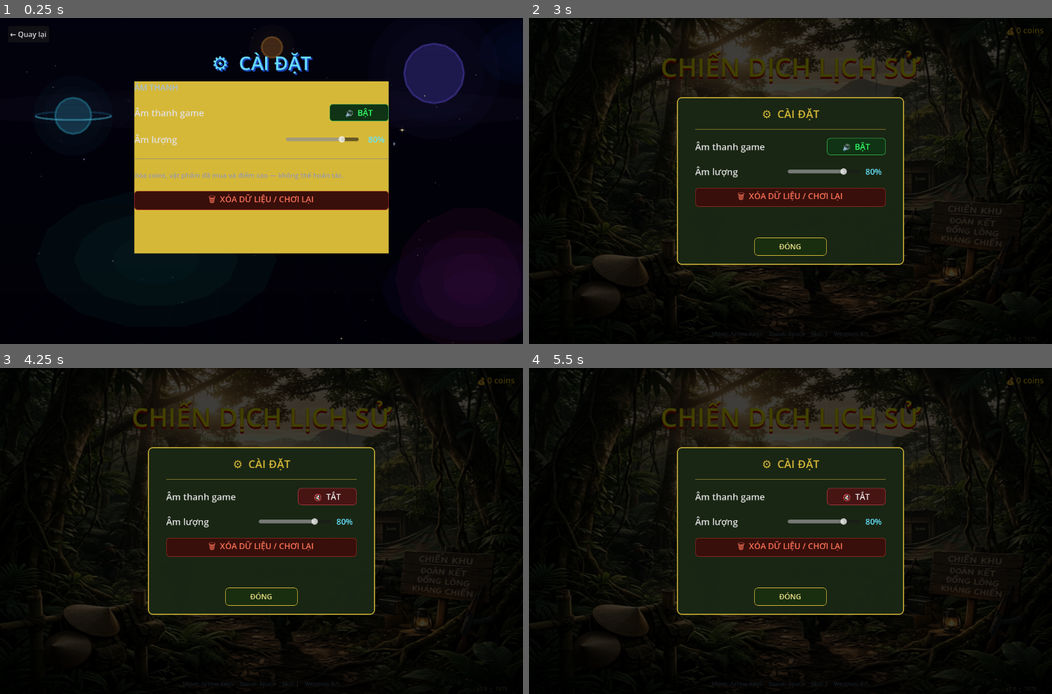
Above: before the commit, frames 1-4 (two rows, left to right).
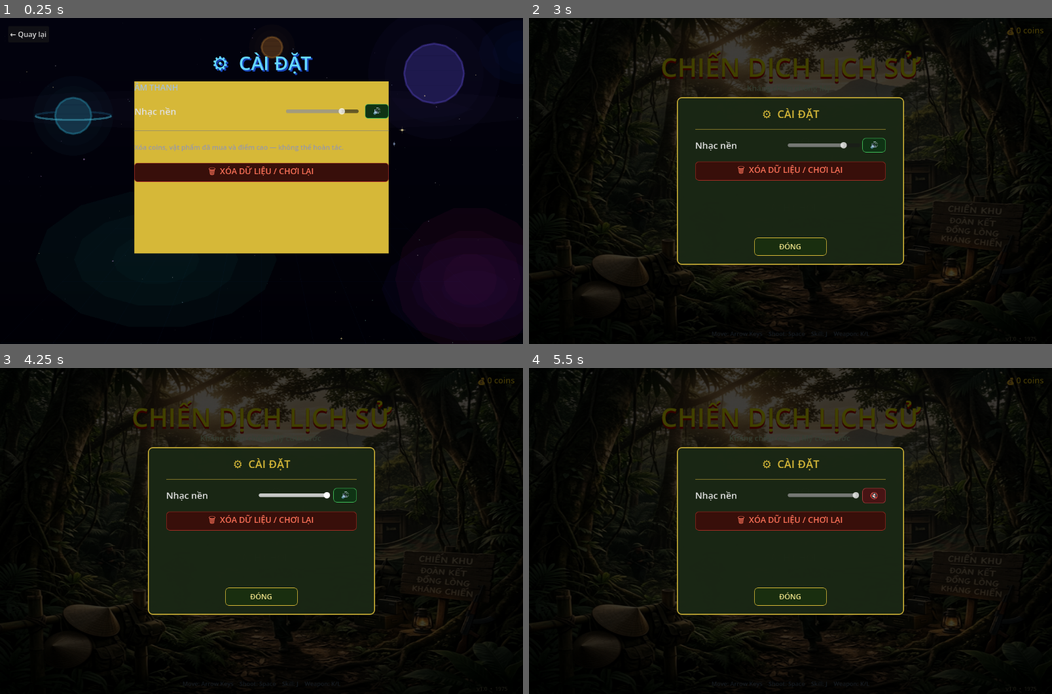
Above: after the commit, the same moments.

Repository: dangkhoa31204/alien-shooter
Game: Godot game, scene res://scenes/settings.tscn
Two runs of this game, one before a commit and one after it. Both use one fixed random seed, a clock stepped at 60 frames per second and the inputs below. This scene is started directly instead of the project's main scene.
Inputs (mouse positions are in pixels of both pictures, inside the frame that each line leads up to):
- Up to frame 1 (0.25 s): no input
- Up to frame 2 (3 s): click "🔊 BẬT" (after the commit: "🔊") at 0.5 s; click "🔇 TẮT" (after the commit: "🔇") at 1.25 s; click "← Quay lại" at 2 s; click "CÀI ĐẶT" at 2.75 s
- Up to frame 3 (4.25 s): click (329, 495) at 3.5 s, where only the run before the commit has a clickable "🔊 BẬT"
- Up to frame 4 (5.5 s): click (858, 495) at 4.25 s, where only the run before the commit has a clickable "🔇 TẮT"; click (874, 495) at 5 s, where only the run after the commit has a clickable "🔊"

The runs differ from the first frame. In frame 1, 7.2% of the frame differs, in the area x 25-75%, y 26-59%; in frame 2, 4.8%; in frame 3, 5.2%; in frame 4, 5.0%.

Commit message:
sửa lỗi nhạc nền

Diff:
--- a/scenes/player.tscn
+++ b/scenes/player.tscn
@@ -1,23 +1,23 @@
-[gd_scene load_steps=3 format=3 uid="uid://player001"]
+[gd_scene format=3 uid="uid://player001"]
 
-[ext_resource type="Script" path="res://scripts/player.gd" id="1_player"]
+[ext_resource type="Script" uid="uid://8obwq46ca71u" path="res://scripts/player.gd" id="1_player"]
 
 [sub_resource type="RectangleShape2D" id="RectangleShape2D_1"]
 size = Vector2(32, 40)
 
-[node name="Player" type="CharacterBody2D"]
+[node name="Player" type="CharacterBody2D" unique_id=1860139418]
 script = ExtResource("1_player")
 
-[node name="CollisionShape2D" type="CollisionShape2D" parent="."]
+[node name="CollisionShape2D" type="CollisionShape2D" parent="." unique_id=1790254559]
 shape = SubResource("RectangleShape2D_1")
 
-[node name="Sprite" type="Polygon2D" parent="."]
+[node name="Sprite" type="Polygon2D" parent="." unique_id=411155582]
+color = Color(0.15, 0.65, 1, 1)
 polygon = PackedVector2Array(0, -20, 16, 2, 10, 8, 5, 20, -5, 20, -10, 8, -16, 2)
-color = Color(0.15, 0.65, 1.0, 1)
 
-[node name="GunPoint" type="Marker2D" parent="."]
+[node name="GunPoint" type="Marker2D" parent="." unique_id=328294158]
 position = Vector2(0, -22)
 
-[node name="ShootTimer" type="Timer" parent="."]
+[node name="ShootTimer" type="Timer" parent="." unique_id=1923714898]
 wait_time = 0.2
 one_shot = true
--- a/scenes/settings.tscn
+++ b/scenes/settings.tscn
@@ -59,23 +59,6 @@
 theme_override_font_sizes/font_size = 18
 text = "ÂM THANH"
 
-[node name="SoundRow" type="HBoxContainer" parent="UI/Panel/VBox" unique_id=103603800]
-layout_mode = 2
-theme_override_constants/separation = 18
-
-[node name="SoundLabel" type="Label" parent="UI/Panel/VBox/SoundRow" unique_id=1430771906]
-layout_mode = 2
-size_flags_horizontal = 3
-theme_override_colors/font_color = Color(0.88, 0.88, 0.88, 1)
-theme_override_font_sizes/font_size = 20
-text = "Âm thanh game"
-
-[node name="SoundBtn" type="Button" parent="UI/Panel/VBox/SoundRow" unique_id=463267341]
-custom_minimum_size = Vector2(130, 38)
-layout_mode = 2
-theme_override_font_sizes/font_size = 18
-text = "🔊  BẬT"
-
 [node name="VolumeRow" type="HBoxContainer" parent="UI/Panel/VBox" unique_id=112233445]
 layout_mode = 2
 theme_override_constants/separation = 14
@@ -85,31 +68,23 @@
 size_flags_horizontal = 3
 theme_override_colors/font_color = Color(0.88, 0.88, 0.88, 1)
 theme_override_font_sizes/font_size = 20
-text = "Âm lượng"
+text = "Nhạc nền "
 
 [node name="VolumeSlider" type="HSlider" parent="UI/Panel/VBox/VolumeRow" unique_id=998877665]
 custom_minimum_size = Vector2(160, 32)
 layout_mode = 2
 size_flags_vertical = 4
-min_value = 0.0
-max_value = 100.0
-step = 1.0
 value = 80.0
 
-[node name="VolumeValueLabel" type="Label" parent="UI/Panel/VBox/VolumeRow" unique_id=443322110]
+[node name="VolumeValueLabel" type="Button" parent="UI/Panel/VBox/VolumeRow" unique_id=443322110]
 custom_minimum_size = Vector2(52, 0)
 layout_mode = 2
 theme_override_colors/font_color = Color(0.4, 0.9, 1, 1)
 theme_override_font_sizes/font_size = 18
-horizontal_alignment = 1
-text = "80%"
+text = "🔊"
 
 [node name="Divider" type="HSeparator" parent="UI/Panel/VBox" unique_id=1180940256]
-layout_mode = 2 type="Label" parent="UI/Panel/VBox" unique_id=1298820389]
 layout_mode = 2
-theme_override_colors/font_color = Color(0.65, 0.75, 0.85, 1)
-theme_override_font_sizes/font_size = 18
-text = "DỮ LIỆU GAME"
 
 [node name="ResetDesc" type="Label" parent="UI/Panel/VBox" unique_id=854178869]
 layout_mode = 2
--- a/scripts/audio_manager.gd
+++ b/scripts/audio_manager.gd
@@ -82,6 +82,9 @@
 func refresh_music() -> void:
 	if _music_player == null: return
 	if PlayerData.sound_enabled:
+		# Do not start in-game procedural music if menu MP3 is playing
+		if _menu_music_player != null and _menu_music_player.playing:
+			return
 		if not _music_player.playing:
 			_music_player.play()
 			_music_pb = _music_player.get_stream_playback() as AudioStreamGeneratorPlayback
@@ -126,6 +129,10 @@
 	if _menu_music_player == null: return
 	if PlayerData.sound_enabled:
 		if not _menu_music_player.playing and _menu_music_player.stream != null:
+			# Ensure procedural in-game music is stopped before playing menu MP3
+			if _music_player != null and _music_player.playing:
+				_music_player.stop()
+				_music_pb = null
 			_menu_music_player.play()
 	else:
 		_menu_music_player.stop()
--- a/scripts/menu.gd
+++ b/scripts/menu.gd
@@ -356,29 +356,11 @@
 	content_vbox.add_theme_constant_override("separation", 20)
 	bg_panel.add_child(content_vbox)
 
-	# --- Sound Toggle Row ---
-	var sound_row = HBoxContainer.new()
-
-	var sound_lbl = Label.new()
-	sound_lbl.text = "Âm thanh game"
-	sound_lbl.add_theme_color_override("font_color", Color(0.88, 0.88, 0.88))
-	sound_lbl.add_theme_font_size_override("font_size", 20)
-	sound_lbl.size_flags_horizontal = Control.SIZE_EXPAND_FILL
-
-	var sound_btn = Button.new()
-	sound_btn.name = "SoundBtn"
-	sound_btn.custom_minimum_size = Vector2(130, 38)
-	sound_btn.add_theme_font_size_override("font_size", 18)
-
-	sound_row.add_child(sound_lbl)
-	sound_row.add_child(sound_btn)
-	content_vbox.add_child(sound_row)
-
-	# --- Volume Row ---
+	# Volume Row (contains sound toggle button instead of percent)
 	var vol_row = HBoxContainer.new()
 
 	var vol_lbl = Label.new()
-	vol_lbl.text = "Âm lượng"
+	vol_lbl.text = "Nhạc nền "
 	vol_lbl.add_theme_color_override("font_color", Color(0.88, 0.88, 0.88))
 	vol_lbl.add_theme_font_size_override("font_size", 20)
 	vol_lbl.size_flags_horizontal = Control.SIZE_EXPAND_FILL
@@ -391,17 +373,16 @@
 	vol_slider.max_value = 100.0
 	vol_slider.value = PlayerData.volume * 100.0
 
-	var vol_val_lbl = Label.new()
-	vol_val_lbl.name = "VolumeValueLabel"
-	vol_val_lbl.custom_minimum_size = Vector2(52, 0)
-	vol_val_lbl.add_theme_color_override("font_color", Color(0.4, 0.9, 1.0))
-	vol_val_lbl.add_theme_font_size_override("font_size", 18)
-	vol_val_lbl.horizontal_alignment = HORIZONTAL_ALIGNMENT_CENTER
-	vol_val_lbl.text = "%d%%" % int(vol_slider.value)
+	var vol_val_btn = Button.new()
+	vol_val_btn.name = "VolumeValueLabel"
+	vol_val_btn.custom_minimum_size = Vector2(52, 0)
+	vol_val_btn.add_theme_color_override("font_color", Color(0.4, 0.9, 1.0))
+	vol_val_btn.add_theme_font_size_override("font_size", 18)
+	vol_val_btn.text = ("🔊" if PlayerData.sound_enabled else "🔇")
 
 	vol_row.add_child(vol_lbl)
 	vol_row.add_child(vol_slider)
-	vol_row.add_child(vol_val_lbl)
+	vol_row.add_child(vol_val_btn)
 	content_vbox.add_child(vol_row)
 
 	var reset_btn = Button.new()
@@ -420,15 +401,16 @@
 		Audio.play("button_click")
 		PlayerData.reset_data()
 		HighScore.reset_scores()
-		sound_btn.text = "🔇  TẮT"
-		sound_btn.add_theme_color_override("font_color", Color(0.9, 0.35, 0.35))
-		sound_btn.add_theme_stylebox_override("normal", _make_btn_style(Color(0.20,0.06,0.06), Color(0.55,0.18,0.18)))
-		sound_btn.add_theme_stylebox_override("hover",  _make_btn_style(Color(0.28,0.08,0.08), Color(0.70,0.25,0.25)))
+		PlayerData.sound_enabled = false
+		PlayerData.save_data()
+		vol_val_btn.text = "🔇"
+		vol_val_btn.add_theme_color_override("font_color", Color(0.9, 0.35, 0.35))
+		vol_val_btn.add_theme_stylebox_override("normal", _make_btn_style(Color(0.20,0.06,0.06), Color(0.55,0.18,0.18)))
+		vol_val_btn.add_theme_stylebox_override("hover",  _make_btn_style(Color(0.28,0.08,0.08), Color(0.70,0.25,0.25)))
 		AudioServer.set_bus_mute(AudioServer.get_bus_index("Master"), true)
 		Audio.refresh_music()
 		Audio.refresh_menu_music()
 		vol_slider.value = 100.0
-		vol_val_lbl.text = "100%"
 		_refresh_coins()
 		var title_prev = title.text
 		title.text = "✔ Đã xóa dữ liệu!"
@@ -440,19 +422,19 @@
 
 	# --- Signals and Styling ---
 	var update_sound_btn = func(on: bool):
-		sound_btn.text = "🔊  BẬT" if on else "🔇  TẮT"
+		vol_val_btn.text = ("🔊" if on else "🔇")
 		if on:
-			sound_btn.add_theme_color_override("font_color", Color(0.2, 1.0, 0.4))
-			sound_btn.add_theme_stylebox_override("normal", _make_btn_style(Color(0.06,0.20,0.08), Color(0.25,0.75,0.35)))
-			sound_btn.add_theme_stylebox_override("hover",  _make_btn_style(Color(0.10,0.28,0.12), Color(0.35,0.90,0.45)))
+			vol_val_btn.add_theme_color_override("font_color", Color(0.2, 1.0, 0.4))
+			vol_val_btn.add_theme_stylebox_override("normal", _make_btn_style(Color(0.06,0.20,0.08), Color(0.25,0.75,0.35)))
+			vol_val_btn.add_theme_stylebox_override("hover",  _make_btn_style(Color(0.10,0.28,0.12), Color(0.35,0.90,0.45)))
 		else:
-			sound_btn.add_theme_color_override("font_color", Color(0.9, 0.35, 0.35))
-			sound_btn.add_theme_stylebox_override("normal", _make_btn_style(Color(0.20,0.06,0.06), Color(0.55,0.18,0.18)))
-			sound_btn.add_theme_stylebox_override("hover",  _make_btn_style(Color(0.28,0.08,0.08), Color(0.70,0.25,0.25)))
+			vol_val_btn.add_theme_color_override("font_color", Color(0.9, 0.35, 0.35))
+			vol_val_btn.add_theme_stylebox_override("normal", _make_btn_style(Color(0.20,0.06,0.06), Color(0.55,0.18,0.18)))
+			vol_val_btn.add_theme_stylebox_override("hover",  _make_btn_style(Color(0.28,0.08,0.08), Color(0.70,0.25,0.25)))
 
 	update_sound_btn.call(PlayerData.sound_enabled)
 
-	sound_btn.pressed.connect(func():
+	vol_val_btn.pressed.connect(func():
 		Audio.play("button_click")
 		PlayerData.sound_enabled = not PlayerData.sound_enabled
 		PlayerData.save_data()
@@ -466,7 +448,6 @@
 		PlayerData.volume = val / 100.0
 		PlayerData.apply_volume()
 		PlayerData.save_data()
-		vol_val_lbl.text = "%d%%" % int(val)
 	)
 
 	# Close Button
--- a/scripts/settings.gd
+++ b/scripts/settings.gd
@@ -1,13 +1,12 @@
 extends Node2D
 # settings.gd — Cài đặt: bật/tắt âm thanh, âm lượng, reset dữ liệu game
 
-@onready var sound_btn:        Button        = $UI/Panel/VBox/SoundRow/SoundBtn
-@onready var sound_label:      Label         = $UI/Panel/VBox/SoundRow/SoundLabel
 @onready var reset_btn:        Button        = $UI/Panel/VBox/ResetBtn
 @onready var confirm_box:      VBoxContainer = $UI/ConfirmBox
 @onready var status_label:     Label         = $UI/StatusLabel
 @onready var volume_slider:    HSlider       = $UI/Panel/VBox/VolumeRow/VolumeSlider
-@onready var volume_value_lbl: Label         = $UI/Panel/VBox/VolumeRow/VolumeValueLabel
+# This button replaces the old percent label and acts as the sound on/off toggle
+@onready var sound_toggle_btn: Button        = $UI/Panel/VBox/VolumeRow/VolumeValueLabel
 
 const C_GOLD  := Color(0.84, 0.72, 0.22)
 const C_OLIVE := Color(0.08, 0.14, 0.06)
@@ -20,12 +19,11 @@
 	_style_reset_btn()
 	_refresh_sound_btn()
 	volume_slider.value = PlayerData.volume * 100.0
-	_refresh_volume_lbl()
 	volume_slider.value_changed.connect(_on_volume_changed)
+	sound_toggle_btn.pressed.connect(_on_sound_toggled)
 
 	$UI/TopBar/BackBtn.pressed.connect(func():
 		get_tree().change_scene_to_file("res://scenes/menu.tscn"))
-	sound_btn.pressed.connect(_on_sound_toggled)
 	reset_btn.pressed.connect(_on_reset_pressed)
 	$UI/ConfirmBox/BtnRow/YesBtn.pressed.connect(_on_confirm_yes)
 	$UI/ConfirmBox/BtnRow/NoBtn.pressed.connect(_on_confirm_no)
@@ -113,26 +111,25 @@
 
 func _refresh_sound_btn() -> void:
 	var on: bool = PlayerData.sound_enabled
-	sound_btn.text = "🔊  BẬT" if on else "🔇  TẮT"
+	sound_toggle_btn.text = "🔊" if on else "🔇"
 	if on:
-		sound_btn.add_theme_color_override("font_color", Color(0.2, 1.0, 0.4))
-		sound_btn.add_theme_stylebox_override("normal", _btn_flat(Color(0.06,0.20,0.08), Color(0.25,0.75,0.35)))
-		sound_btn.add_theme_stylebox_override("hover",  _btn_flat(Color(0.10,0.28,0.12), Color(0.35,0.90,0.45)))
+		sound_toggle_btn.add_theme_color_override("font_color", Color(0.2, 1.0, 0.4))
+		sound_toggle_btn.add_theme_stylebox_override("normal", _btn_flat(Color(0.06,0.20,0.08), Color(0.25,0.75,0.35)))
+		sound_toggle_btn.add_theme_stylebox_override("hover",  _btn_flat(Color(0.10,0.28,0.12), Color(0.35,0.90,0.45)))
 	else:
-		sound_btn.add_theme_color_override("font_color", Color(0.9, 0.35, 0.35))
-		sound_btn.add_theme_stylebox_override("normal", _btn_flat(Color(0.20,0.06,0.06), Color(0.55,0.18,0.18)))
-		sound_btn.add_theme_stylebox_override("hover",  _btn_flat(Color(0.28,0.08,0.08), Color(0.70,0.25,0.25)))
+		sound_toggle_btn.add_theme_color_override("font_color", Color(0.9, 0.35, 0.35))
+		sound_toggle_btn.add_theme_stylebox_override("normal", _btn_flat(Color(0.20,0.06,0.06), Color(0.55,0.18,0.18)))
+		sound_toggle_btn.add_theme_stylebox_override("hover",  _btn_flat(Color(0.28,0.08,0.08), Color(0.70,0.25,0.25)))
 	AudioServer.set_bus_mute(AudioServer.get_bus_index("Master"), not on)
 
 func _refresh_volume_lbl() -> void:
-	var pct: int = roundi(PlayerData.volume * 100.0)
-	volume_value_lbl.text = "%d%%" % pct
+	# percent display removed — volume numeric no longer shown in UI
+	pass
 
 func _on_volume_changed(value: float) -> void:
 	PlayerData.volume = value / 100.0
 	PlayerData.apply_volume()
 	PlayerData.save_data()
-	_refresh_volume_lbl()
 
 func _on_sound_toggled() -> void:
 	PlayerData.sound_enabled = not PlayerData.sound_enabled
Not shown: 1 places in scenes/settings.tscn that only renumber resources
Not shown, added: assets/audio/punch_sound.mp3
